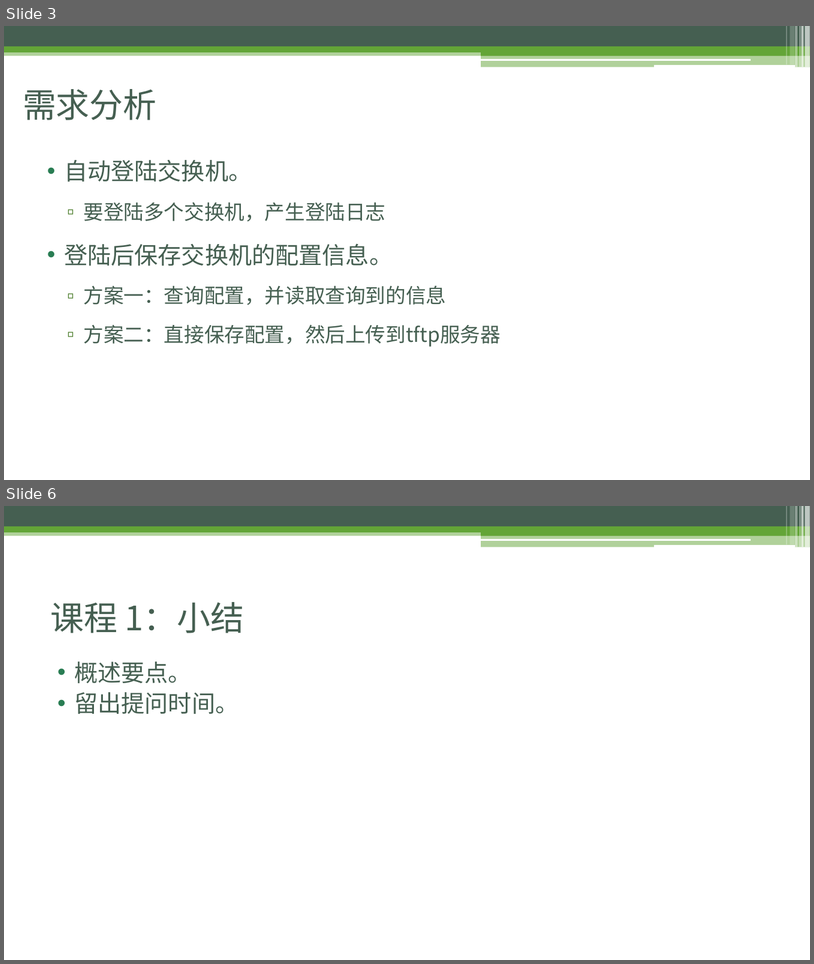
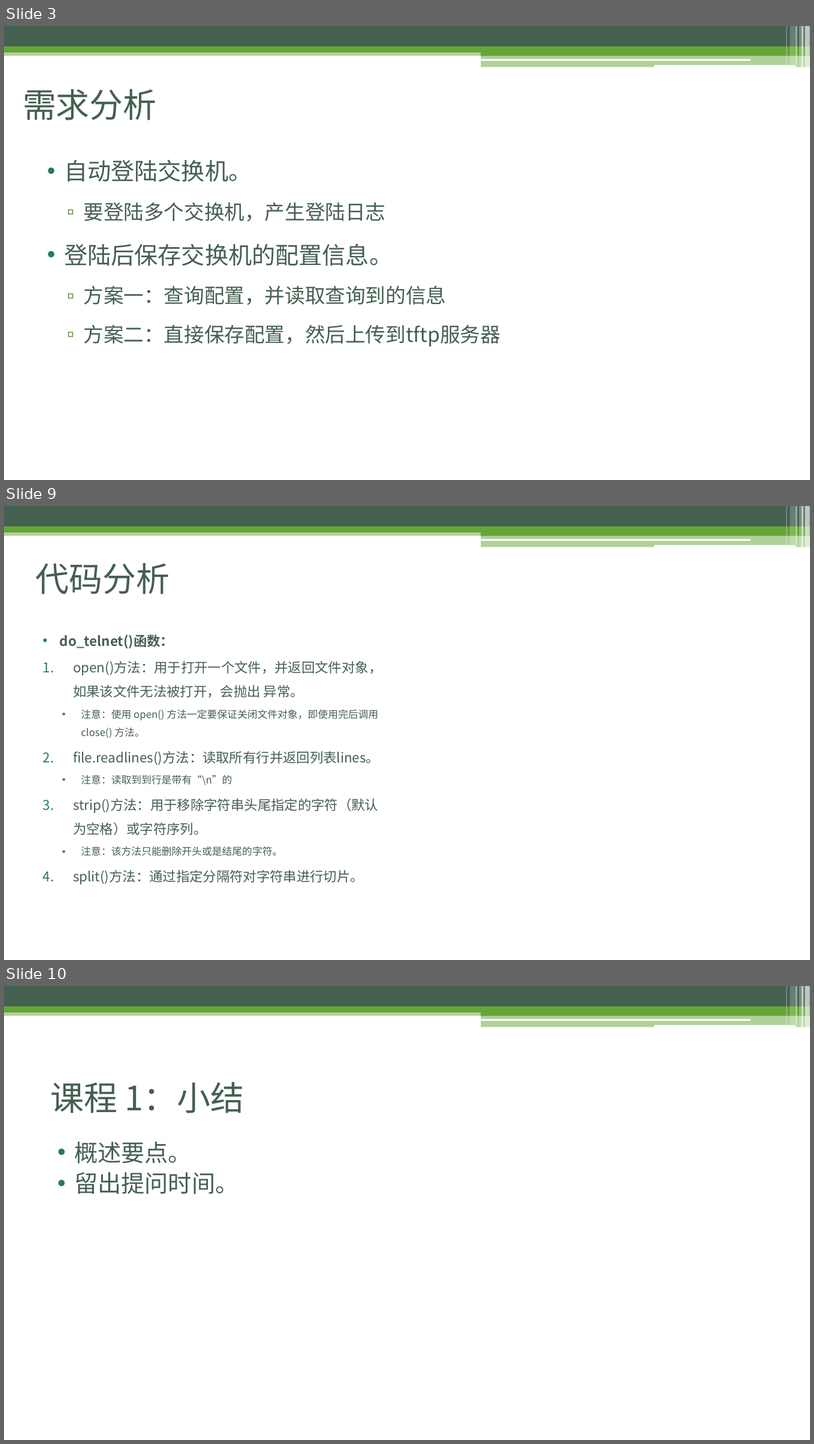
Before and after one commit to ladesiji/git, a slide deck: Python3.pptx. Shown one above the other, each under a label of ours: slides 3 and 6 before the commit, slides 3, 9 and 10 after it; the slides between them are not shown. The pictures are 814x964 and 814x1444 pixels, drawn with LibreOffice and Linux fonts; fonts in the diff are those of the drawing. Boxes give left, top, right and bottom in pixels: in the first picture for what was removed or moved away, otherwise in the second. Text is boxed around its words. In the diff, an @@ line names an element or a change of style, - is before the commit and + after.

```diff
--- a/Python3.pptx
+++ b/Python3.pptx
@@ slide 9 added at [4, 506, 810, 960], background #FFFFFF; not listed: 13 template elements that a slide beside it also shows @@
@@ title added at [36, 563, 170, 594], 40 pt, text #455F51 @@
+代码分析
@@ text added at [60, 634, 382, 884], 16 pt, text #455F51 @@
+• do_telnet()函数：
+1. open()方法：用于打开一个文件，并返回文件对象，如果该文件无法被打开，会抛出 异常。
+  • 注意：使用 open() 方法一定要保证关闭文件对象，即使用完后调用 close() 方法。
+2. file.readlines()方法：读取所有行并返回列表lines。
+  • 注意：读取到到行是带有“\n”的
+3. strip()方法：用于移除字符串头尾指定的字符（默认为空格）或字符序列。
+  • 注意：该方法只能删除开头或是结尾的字符。
+4. split()方法：通过指定分隔符对字符串进行切片。
@@ what was slide 6 is now slide 10 @@
```
Also in this commit, not shown: 1 slide changed, 5 other slides added, 2 slides removed.
